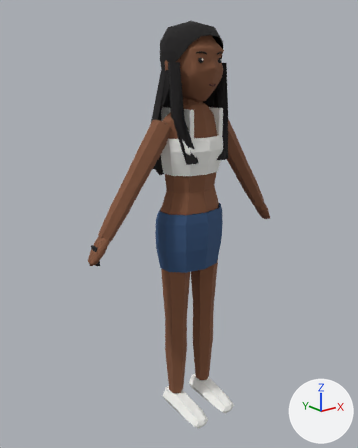
The glTF model apps/client/public/assets/shared/chr/chr_control.glb as it was, and as the next commit left it.
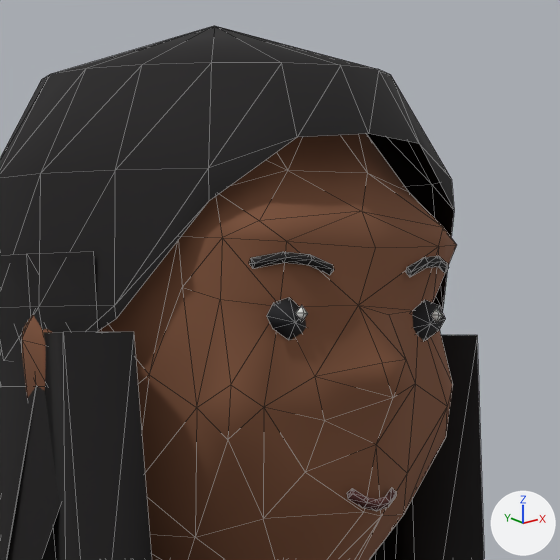
Old and new are each drawn whole from a 50 mm camera at (-1.322, -1.549, 0.689) aimed at (-0.042, 0.052, 0.049) and again close up on the part from 45% to 66% of the width and 4% to 21% of the height. The axes (+X, +Y, +Z) are drawn at lower right. The lights are the same throughout. The older version's two pictures come first. The close-ups show mesh edges as thin lines. Vertices at exactly the same position are counted once.

Objects in the first close-up: 'body'.
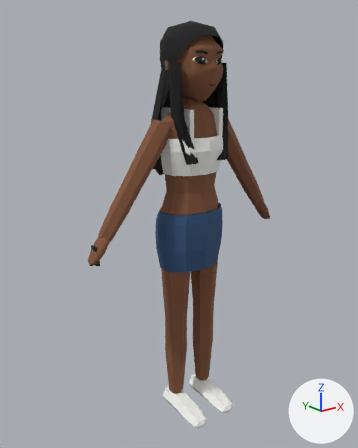
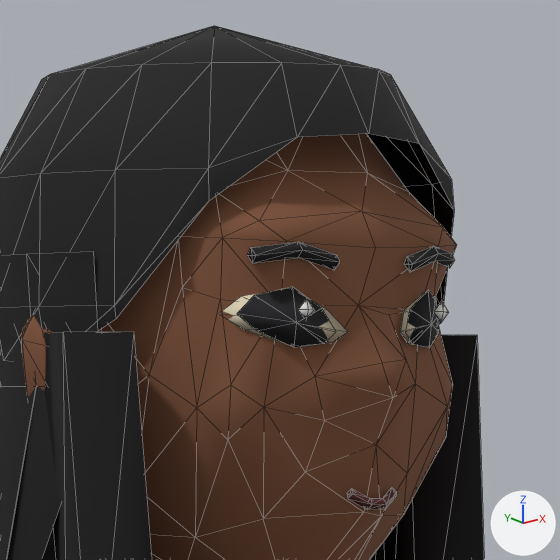
Boxes [x1, y1, x2, y2] around the edits, measured in the close-ups (560 x 560 px; the box of a moved part takes in the faces that stretch with it):
part 1 of me_body, moved or reshaped: before [249, 252, 449, 511]; after [218, 242, 455, 510]

Diff of the bpy script that builds the scene:
```diff
--- a/apps/client/public/assets/shared/chr/chr_control.glb.py
+++ b/apps/client/public/assets/shared/chr/chr_control.glb.py
@@ me_body @@
 # used by ob_body; location = (0.0, 0.0, 0.0)
-me_body.from_pydata(...)  # 869 vertices, 1466 faces; spans x -0.5..0.5, y -0.17..0.18, z -0.84..0.87
+me_body.from_pydata(...)  # 877 vertices, 1474 faces; spans x -0.5..0.5, y -0.17..0.18, z -0.84..0.87
+# me_body part 1
+# 31 vertices are removed from x -0.06..0.06, y -0.1..-0.08, z 0.62..0.75
+# 119 faces are deleted
+# 5 vertices in x -0.07..0.07, y -0.09..-0.08, z 0.74 move by (0.0, 0.0, 0.01)
+# 8 vertices move from x -0.06..0.06, y -0.09..-0.08, z 0.73..0.75 to x -0.06..0.06, y -0.1..-0.08, z 0.73..0.75
+# 39 vertices are added at x -0.07..0.07, y -0.1..-0.06, z 0.62..0.75
+# 127 new faces join them
 me_body.materials.append(mat_body)
```
